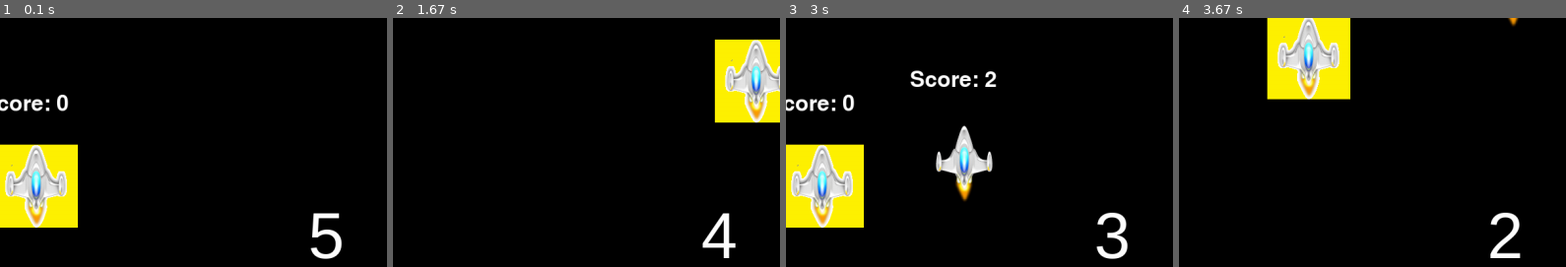
Above: before the commit, frames 1-4 (left to right).
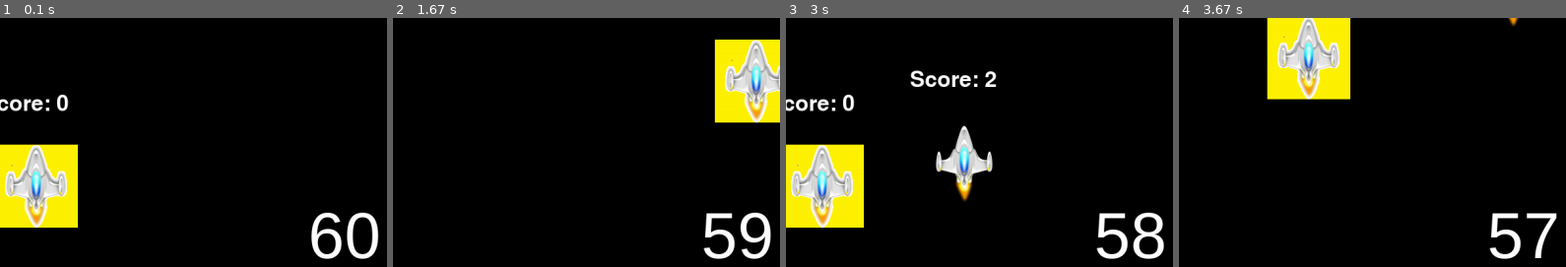
Above: after the commit, the same moments.

Repository: Noah6544/Pygame_Spaceship_Game
Game: pygame game, started from Version_0.5.py
The game is run twice, just before and just after one commit, with the same random seed, the same clock (stepped at 60 frames per second) and the same inputs.
Inputs:
- Up to frame 1 (0.1 s): no input
- Up to frame 2 (1.67 s): hold Right 0.33-0.8 s; hold Up 0.83-1.13 s; hold W 0.83-1.13 s; hold Right 1.17-1.63 s; hold D 1.17-1.63 s
- Up to frame 3 (3 s): hold Left 1.67-2.2 s; hold A 1.67-2.2 s; hold Down 2.23-2.53 s; hold S 2.23-2.53 s; hold Left 2.57-2.97 s; hold A 2.57-2.97 s
- Up to frame 4 (3.67 s): hold Up 3-3.37 s; hold W 3-3.37 s; hold Right from 3.4 s (still down); hold D from 3.4 s (still down)
The pictures show only the part of the screen within x 3-53%, y 14-64%; the shares and areas given below are measured in that part.

The runs differ from the first frame. In frame 1, 1.2% of the frame differs, in the area x 80-98%, y 77-97%; in frame 2, 1.7%, in the area x 79-98%, y 77-97%; in frame 3, 1.4%; in frame 4, 1.2%.

Commit message:
updated timer to be 1 minute and not 1 second
5 seconds was implemented just to check winscreen.

Diff:
--- a/Scoreboard.py
+++ b/Scoreboard.py
@@ -5,7 +5,7 @@
     def __init__(self):
         self.font = pygame.font.SysFont("sitkasmallsitkatextitalicsitkasubheadingitalicsitkaheadingitalicsitkadisplayitalicsitkabanneritalic",50)
         self.clock_font = pygame.font.SysFont("franklingothicmedium",100)
-        self.counter = 5
+        self.counter = 60
         self.text_counter = str(self.counter)
         self.render_font = self.clock_font.render(str(self.text_counter), True, (255, 255, 255))
         self.clock_render_font = self.clock_font.render(str(self.text_counter), True, (0, 0, 0))
